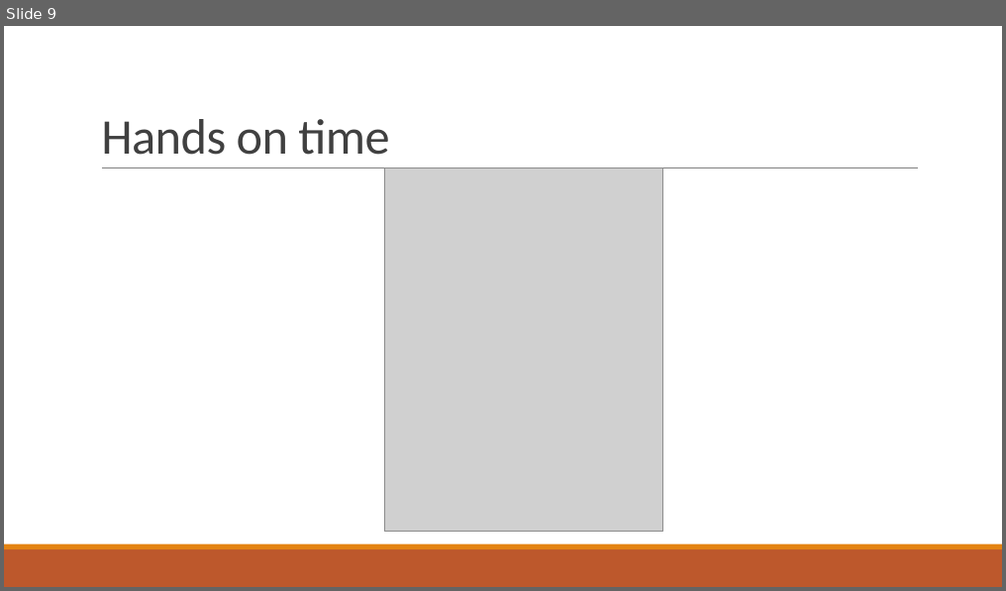
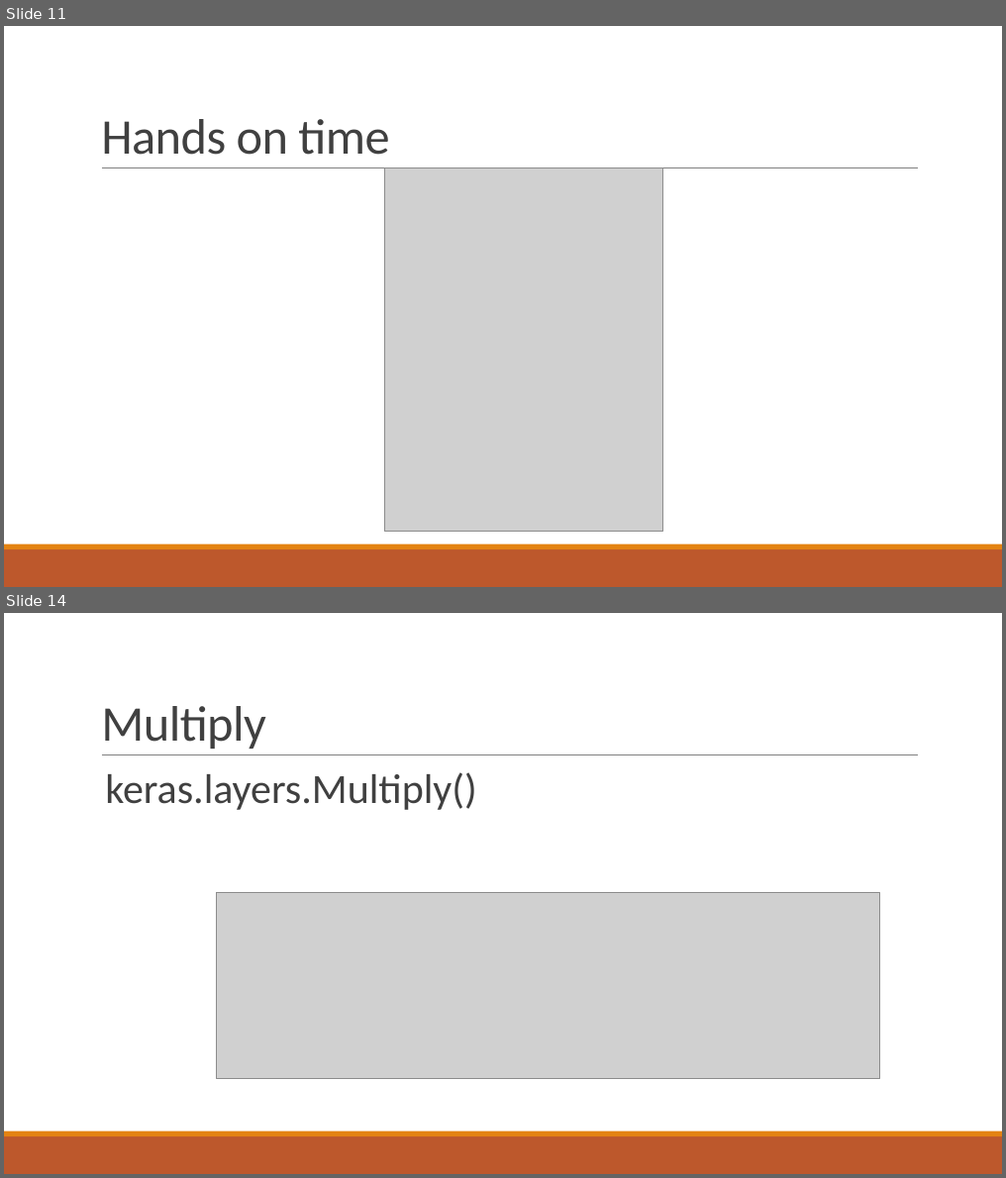
Before and after one commit to goolig/neural_collaborative_filtering, a slide deck: Hands-on slides.pptx. Shown one above the other, each under a label of ours: slide 9 before the commit, slides 11 and 14 after it; the slides between them are not shown. The pictures are 1006x591 and 1006x1178 pixels, drawn with LibreOffice and Linux fonts; fonts in the diff are those of the drawing; grey boxes stand for pictures. Boxes give left, top, right and bottom in pixels: in the first picture for what was removed or moved away, otherwise in the second. Text is boxed around its words. In the diff, an @@ line names an element or a change of style, - is before the commit and + after.

```diff
--- a/Hands-on slides.pptx
+++ b/Hands-on slides.pptx
@@ slide 14 added at (4, 613, 1002, 1174), background #FFFFFF; not listed: 3 template elements that a slide beside it also shows @@
@@ title added at (101, 706, 266, 749), 48 pt, text #404040 @@
+Multiply
@@ text added at (105, 772, 477, 810), 40 pt, text #404040 @@
+  keras.layers.Multiply()
@@ picture added at (217, 893, 880, 1079) @@
@@ what was slide 9 is now slide 11 @@
```
Also in this commit, not shown: 1 slide changed, 7 other slides added, 3 other files.
